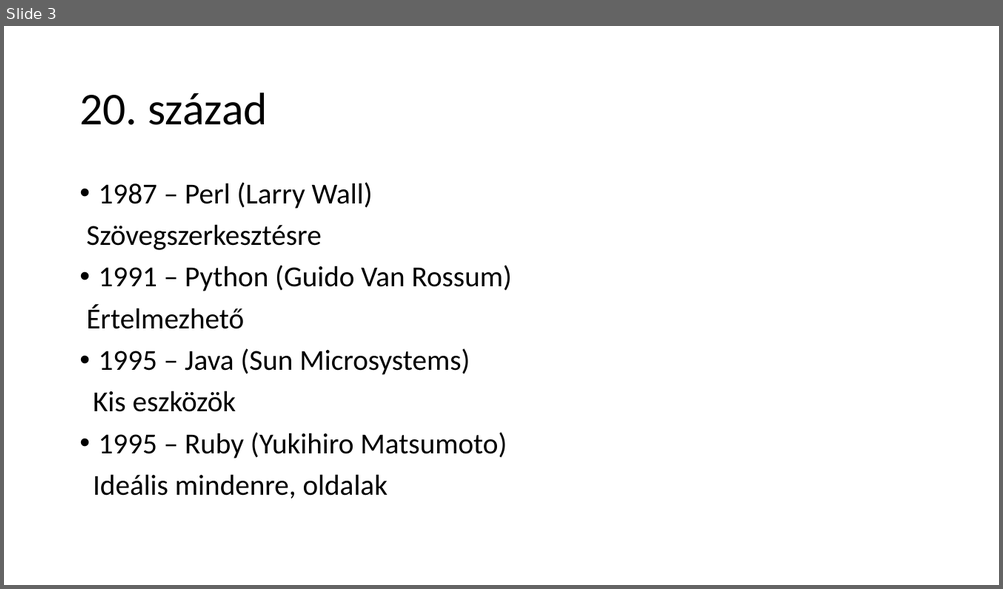
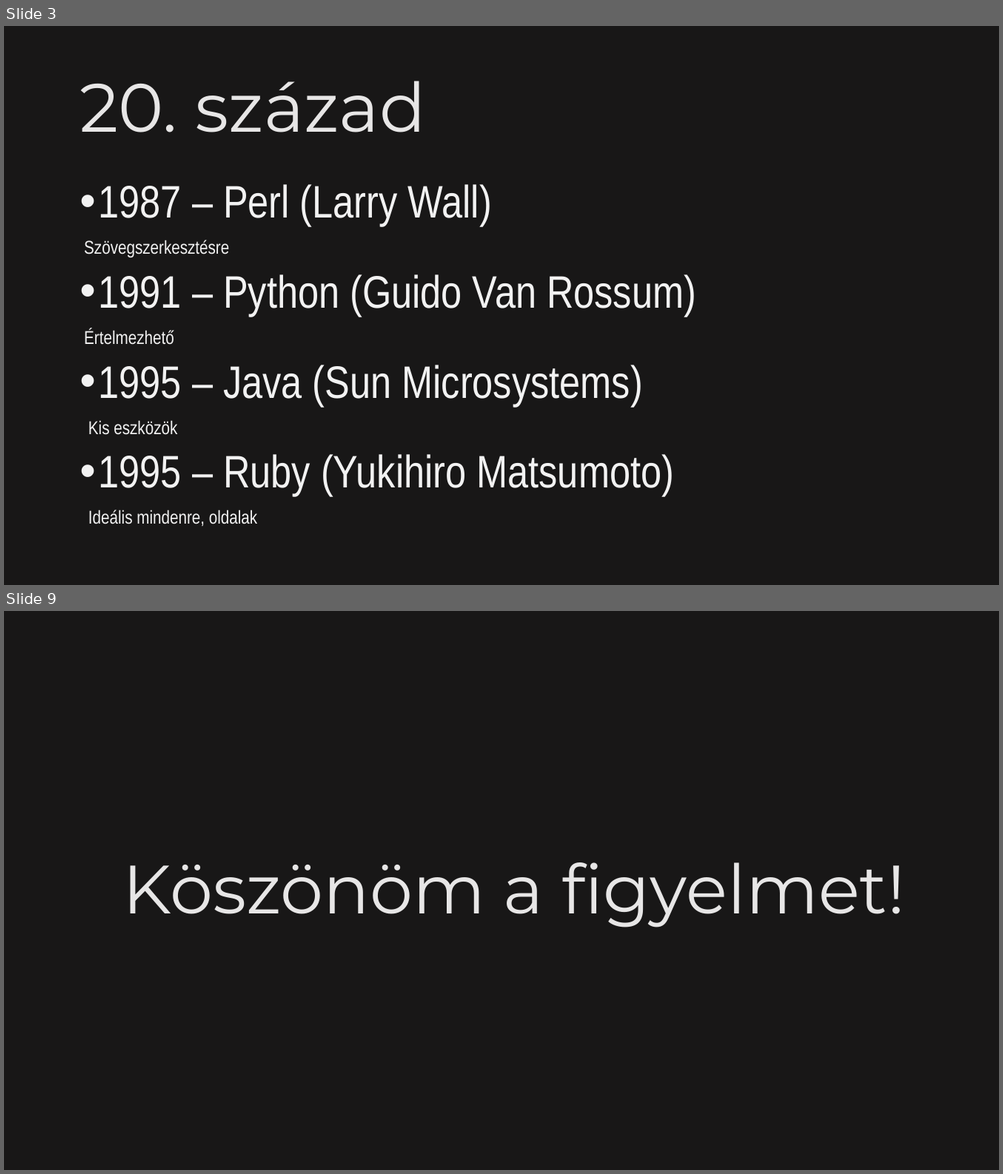
Before and after one commit to PiciMadar/IKTproba01, a slide deck: szakmaivalamiigen.pptx. Shown one above the other, each under a label of ours: slide 3 before the commit, slides 3 and 9 after it; the slides between them are not shown. The pictures are 1003x589 and 1003x1174 pixels, drawn with LibreOffice and Linux fonts; fonts in the diff are those of the drawing. Boxes give left, top, right and bottom in pixels: in the first picture for what was removed or moved away, otherwise in the second. Text is boxed around its words. In the diff, an @@ line names an element or a change of style, - is before the commit and + after.

Commit message:
Folytattam a PPTt
Hozzáadtam minden szépet.

```diff
--- a/szakmaivalamiigen.pptx
+++ b/szakmaivalamiigen.pptx
@@ slide 9 added at (4, 611, 999, 1170), background #181717 @@
@@ title added at (123, 863, 905, 928), 66 pt, text #E7E6E6 @@
+Köszönöm a figyelmet!
@@ slide 3 changed as well @@
@@ background #FFFFFF to #181717 @@
@@ title "20. század" at (79, 81, 426, 133): size 44 to 66 pt, font Calibri to Montserrat, text colour #000000 to #E7E6E6 @@
@@ text "1987 – Perl (Larry Wall)" at (84, 184, 696, 527): size 28 to 44 pt in "1987 – Perl (Larry Wall)", "1991 – Python (Guido Van Rossum)", "1995 – Java (Sun Microsystems)", "1995 – Ruby (Yukihiro Matsumoto)"; font Calibri to Arial Narrow, text colour #000000 to #F2F2F2; size 28 to 18 pt in "Szövegszerkesztésre", "Értelmezhető", "Kis eszközök", "Ideális mindenre, oldalak" @@
```
Also in this commit, not shown: 2 other slides changed, 6 other slides added, 7 slides removed.
